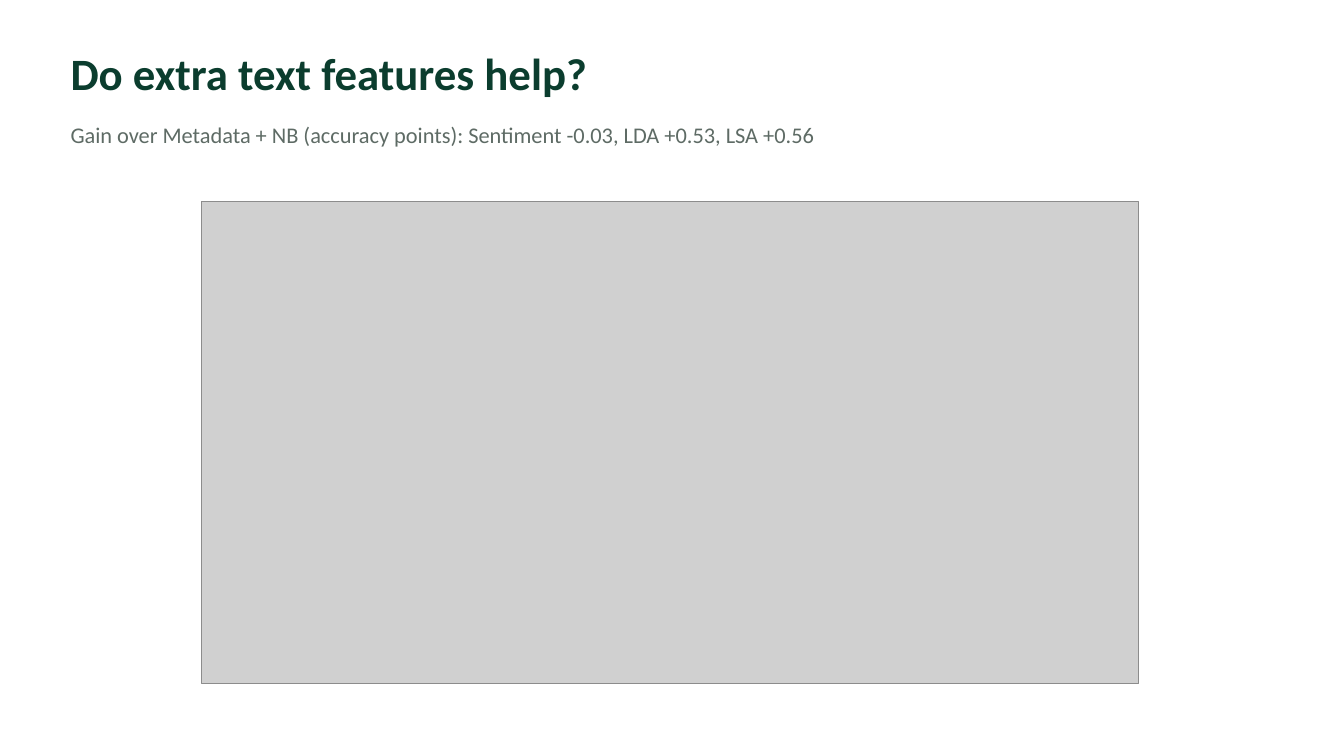
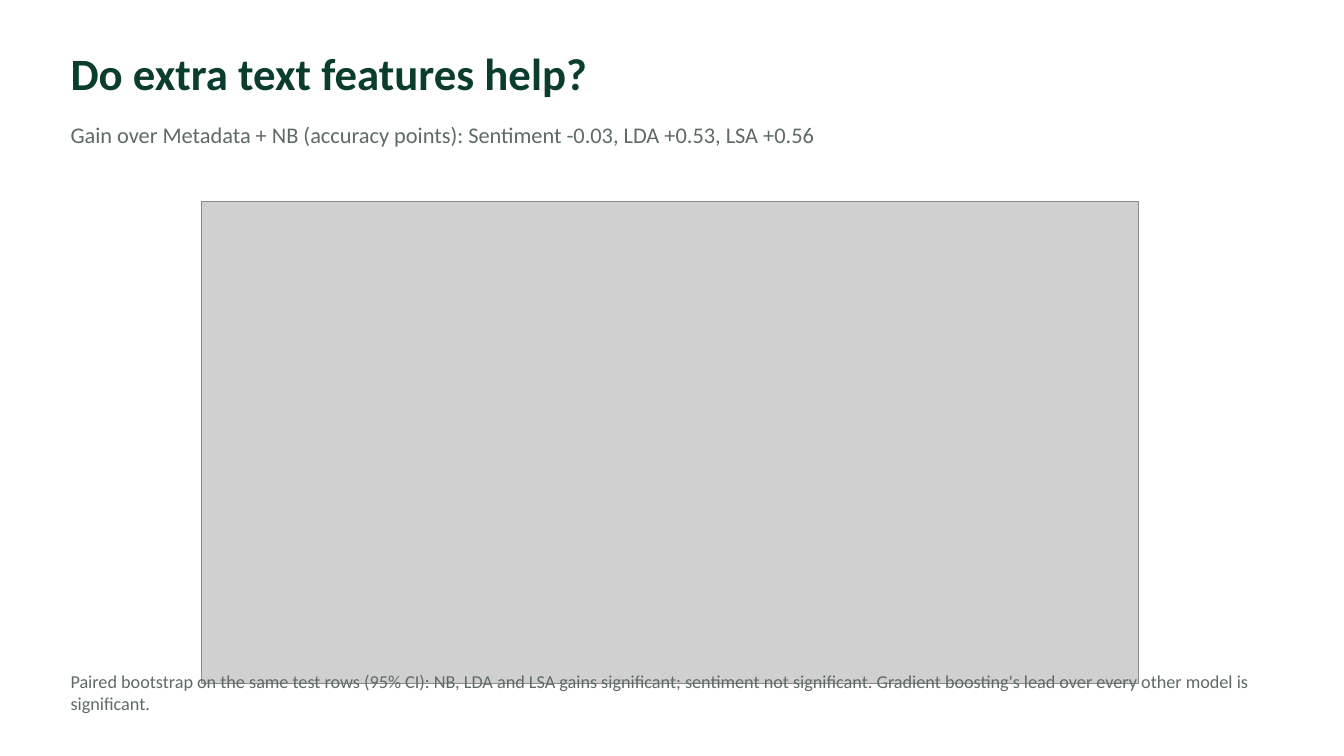
Before and after one commit to santoshcheethiralame-dot/ML_Mini_Project_Team_ID_18, a slide deck: slide 9 of results/slides.pptx. Drawn at 1344x756 pixels with LibreOffice and Linux fonts; fonts in the diff are those of the drawing; grey boxes stand for pictures. Boxes give left, top, right and bottom in pixels: in the first picture for what was removed or moved away, otherwise in the second. Text is boxed around its words. In the diff, an @@ line names an element or a change of style, - is before the commit and + after.

```diff
--- a/results/slides.pptx
+++ b/results/slides.pptx
@@ text added at (71, 673, 1248, 713), 13 pt, text #5E6B65 @@
+Paired bootstrap on the same test rows (95% CI): NB, LDA and LSA gains significant; sentiment not significant. Gradient boosting's lead over every other model is significant.
```
Also in this commit, not shown: 3 other slides changed, 4 other files.
